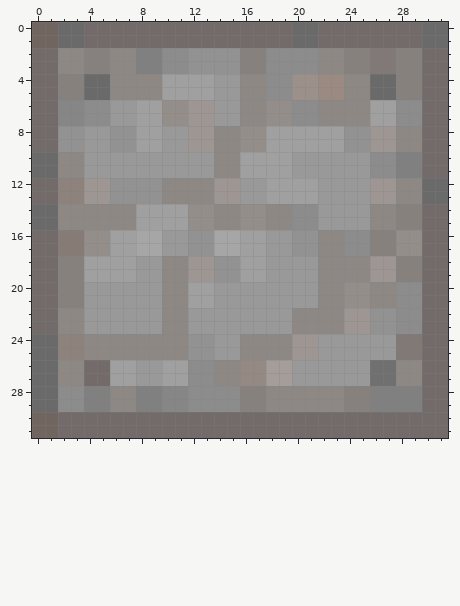
File history of a pixel-art sprite, doc/textures/machines/simple_machines/base.png. That is the earlier state.
The file is 32x32 pixels. Colours within 5 levels of each other are drawn and written as one.
Now the later version:
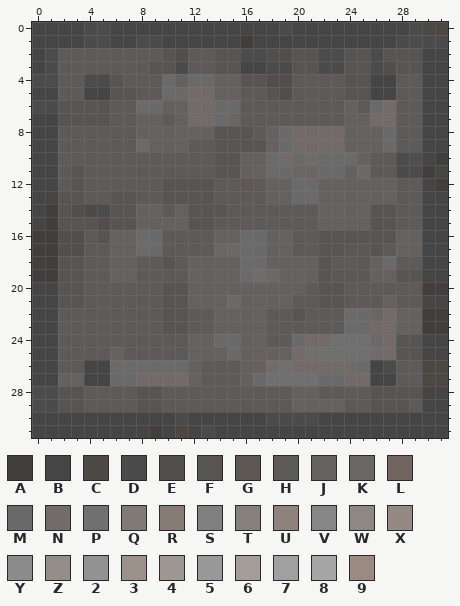
Palette (. is transparent): A #413e3d  B #454545  C #4b4743  D #4b4b4b  E #514e4c  F #575553  G #5e5854  H #5c5b5a  J #64615f  K #6a6664  L #716560  M #6a6a6a  N #726b69  P #707070  Q #807976  R #867b75  S #808080  T #87817e  U #8d827c  V #868686  W #8e8885  X #948983  Y #8c8c8c  Z #948e8a  2 #929292  3 #9c908a  4 #9d9693  5 #999999  6 #a49d9a  7 #a0a0a0  8 #a6a6a6  9 #9a8a82
Author's note on the commit: new textures for machine base and alloy smelter
Difference:
Changed rows in their new state; - is an unchanged pixel.
first column x 0:
 0 BBBBDDBBBBBBBBBBBBBDBBBBBBBBBDCC
 1 BBBBDDBBDDBBBBBBABBBBBBBBBBBDDDD
 2 BDHHHHHHHHFEHHFFDDEEFFDDFFDFFFBB
 3 BDHHHHHHHFFDHHFFBBDDFFDDFFDEFFBB
 4 DDHHDDFHHHMJMMJJFFEEHHHHFFBBHHBB
 5 BBHHBBFFHHMMNNJJHHFEHHHHFFBBHHBB
 6 DDFFFFHHMMJJNNMMHHHHHHHHJHMNHHBB
 7 BBFFFFHHJJHJNNMKHHHHHHHHJJNNHHBB
 8 BBHHHHHHJJJJJJFFFHJMNNNNJJJMHHBB
 9 BBHHHHHHMJJJHHFFFFJMNNNNJJJMHHBB
10 BBHHHHHHHHHHHHFFJJMNMNMMMJHHDEBA
11 BBHFHHHHHHHHHHFFJJMMKKMMJMHHDDAB
12 BBHFHHHHHHFFFFHHGHJJMMJJJJJJHHBA
13 BBFFHHFFHHFFFFHHHHJJMMJJJJJJHHBB
14 BAFEDDFFJJHJFFFHHHHHHHJJJJFFHHBB
15 BAFFFEFFJJJJFFHHHHHHHHJJJJFFHHBB
16 AAEEHFJJMMHHHHJJMMJJHHFFFFFFJJBB
17 AAEEHHJJMMHHHHKMMMJJHHFFGGFHJJBB
18 AAFFHHJJHHFHJJJJMMJJJJFHHGJMHHBB
19 AAFFHHJJHHHHJJJJMNMJJJFGGGJJFFBB
20 BBFFHHHHHHFFJJJJJJJJJHFFHHHHHHAA
21 BBFFHHHHHHFFJJJMJJJJHHFFHHHJHHBB
22 BBHHHHHHHHFFHHJJJJHHFHHHMMKNJJAA
23 BBHHHHHHHHFFHHJJJJHHHHHHMMNNJJAA
24 BBHHHHHHHHHHJJMMJJHHMNNPPPMNFFBB
25 BBHHHHJHHHHHJJJMJJJJNPPPPPNNFFBB
26 BBHHBBMMMMMMJHHHJJNPNNNNNMBDHHCC
27 BBJJBBMMNNNNJHHHJMPPPPMMNNBBHHCC
28 DDFFHHHHFFHHHHHHHHHHJJHHHHFFFFBB
29 DDFFHHHHFFHHHHHHHHHHJJJJHHFFFHBB
30 BBBBBBBBBBBDBBBBBBDDDDBBBBBBBBBB
31 BBBBBBBBBABCBDBBBBBBBBBBBBBBBBBB
